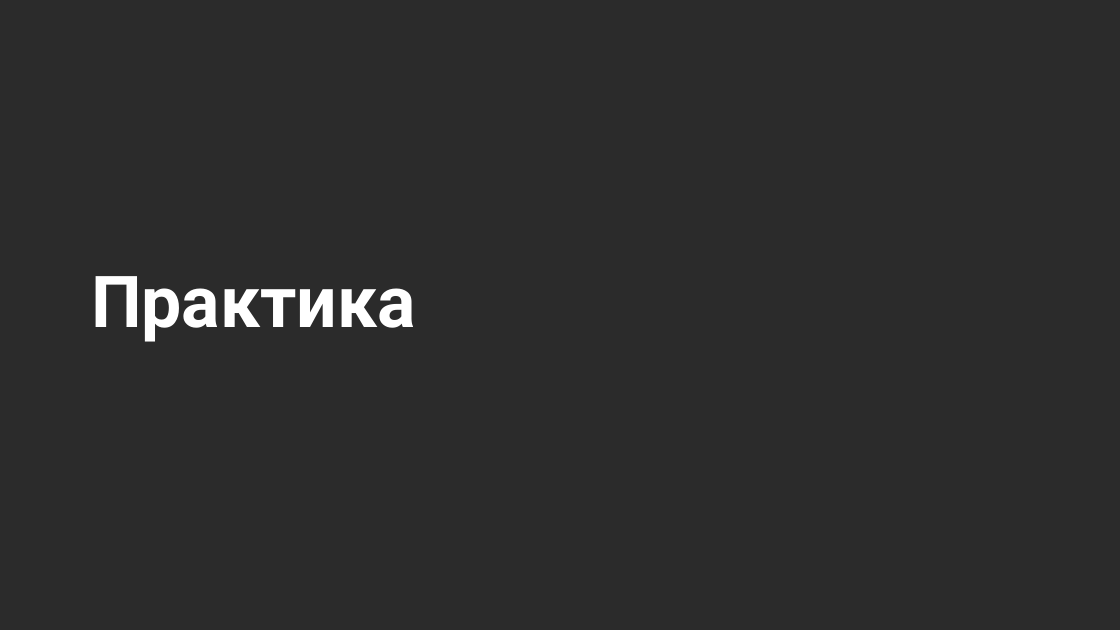
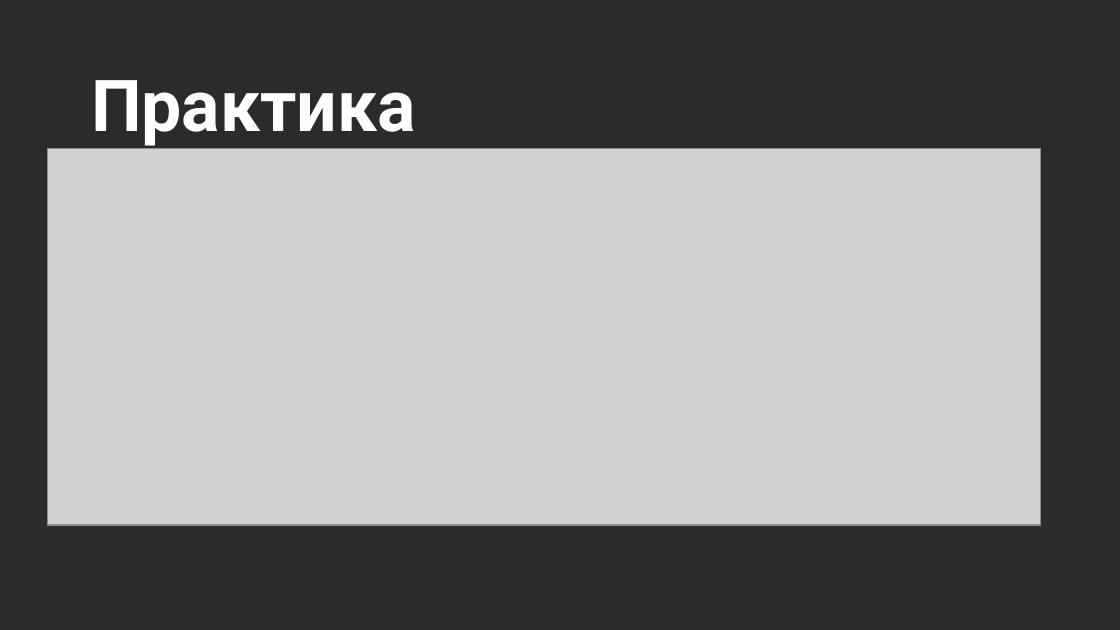
Before and after one commit to stureiko/Otus_lectures, a slide deck: slide 26 of RL/03 - Продвинутые темы Reinforcement Learning/03 - 02 Multiagent learning (MARL - DDPG)/MARL DDPG.pptx (slide 23 before the commit). Drawn at 1120x630 pixels with LibreOffice and Linux fonts; fonts in the diff are those of the drawing; grey boxes stand for pictures; background and template pictures are left out; a plain dark background stands for a picture behind light text. Boxes give left, top, right and bottom in pixels: in the first picture for what was removed or moved away, otherwise in the second. Text is boxed around its words. In the diff, an @@ line names an element or a change of style, - is before the commit and + after.

```diff
--- a/RL/03 - Продвинутые темы Reinforcement Learning/03 - 02 Multiagent learning (MARL - DDPG)/MARL DDPG.pptx
+++ b/RL/03 - Продвинутые темы Reinforcement Learning/03 - 02 Multiagent learning (MARL - DDPG)/MARL DDPG.pptx
@@ title "Практика" at [91,80,416,146]: vertical alignment middle to top @@
@@ picture added at [47,149,1040,525] @@
```
Also in this commit, not shown: 10 other slides changed, 5 slides added, 3 slides removed, 1 other file.
